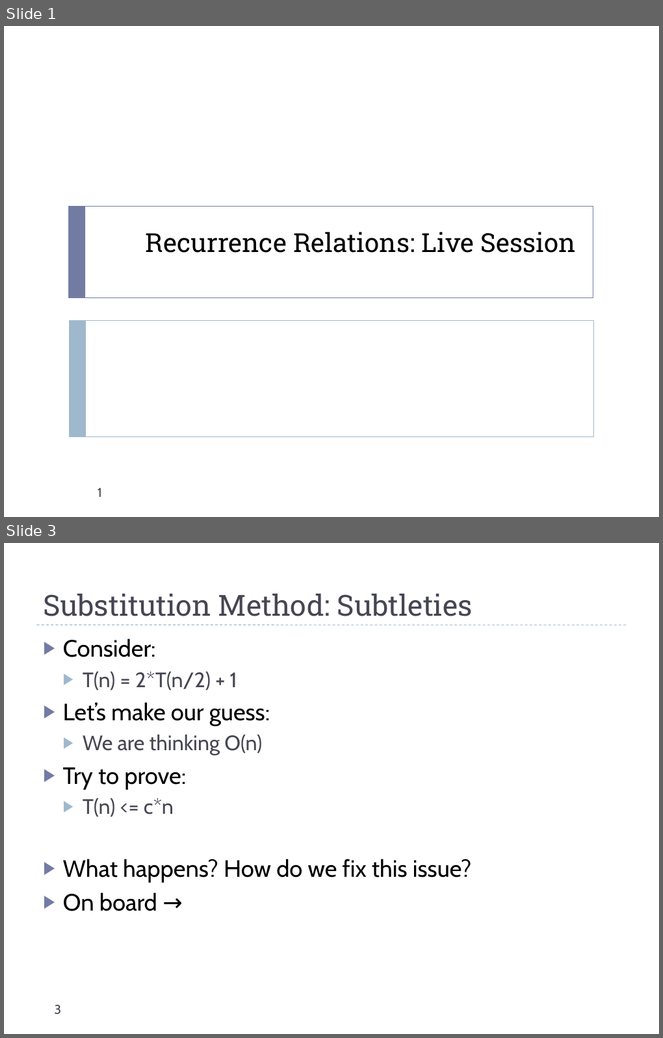
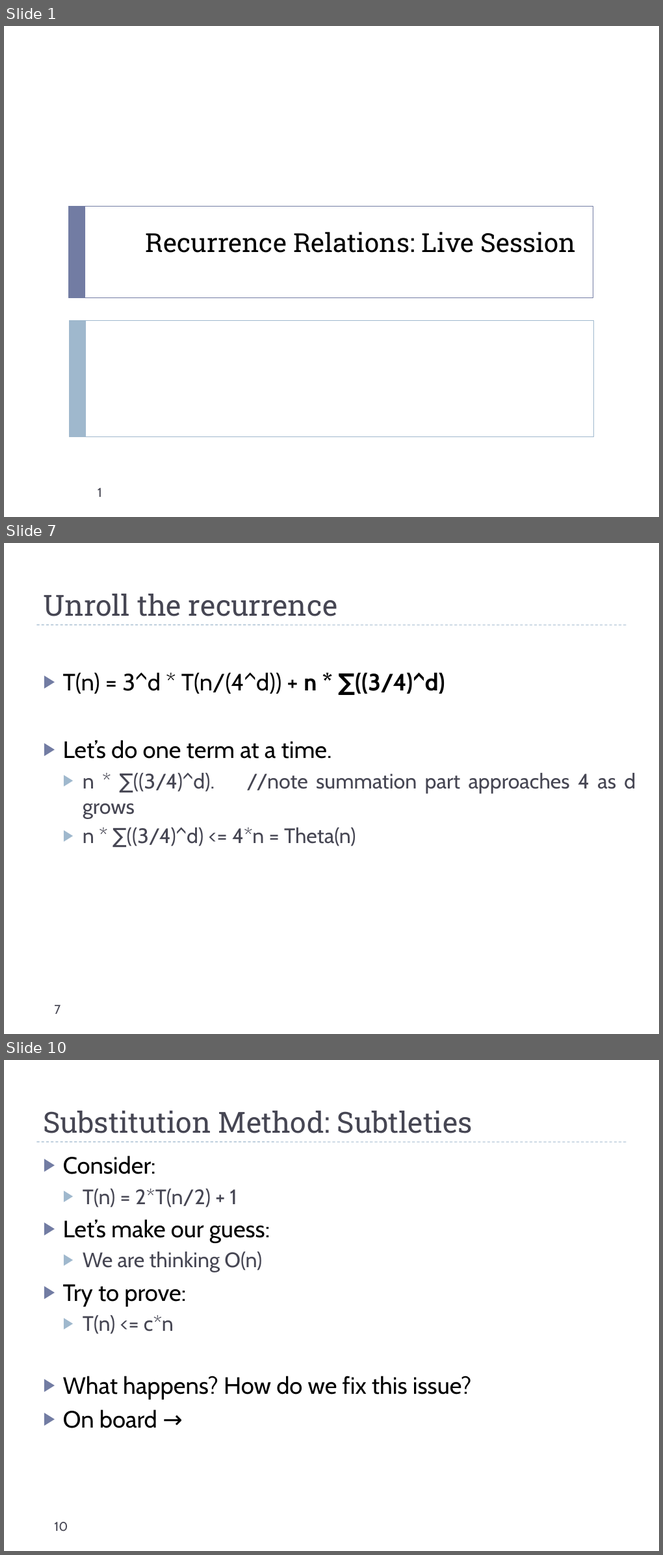
Before and after one commit to uva-cs/cs4102-f21, a slide deck: slides/recurrences_live.pptx. Shown one above the other, each under a label of ours: slides 1 and 3 before the commit, slides 1, 7 and 10 after it; the slides between them are not shown. The pictures are 663x1038 and 663x1555 pixels, drawn with LibreOffice and Linux fonts; fonts in the diff are those of the drawing. Boxes give left, top, right and bottom in pixels: in the first picture for what was removed or moved away, otherwise in the second. Text is boxed around its words. In the diff, an @@ line names an element or a change of style, - is before the commit and + after.

```diff
--- a/slides/recurrences_live.pptx
+++ b/slides/recurrences_live.pptx
@@ slide 7 added at [4,543,659,1034], background #FFFFFF; not listed: 1 template element that a slide beside it also shows @@
@@ title added at [43,594,337,616], 32 pt, text #464653 @@
+Unroll the recurrence
@@ text added at [63,672,636,847], 23 pt, text #464653 @@
+▶ T(n) = 3^d * T(n/(4^d)) + n * ∑((3/4)^d)
+▶ Let’s do one term at a time.
+  ▶ n * ∑((3/4)^d). //note summation part approaches 4 as d grows
+  ▶ n * ∑((3/4)^d) <= 4*n = Theta(n)
@@ page number added at [54,1005,61,1014], 14 pt, text #464653 @@
+7
@@ what was slide 3 is now slide 10 @@
@@ page number at [54,1522,68,1532]: text changed @@
-3
+10
```
Also in this commit, not shown: 3 slides changed, 12 other slides added, 1 slide removed, 1 other file.
